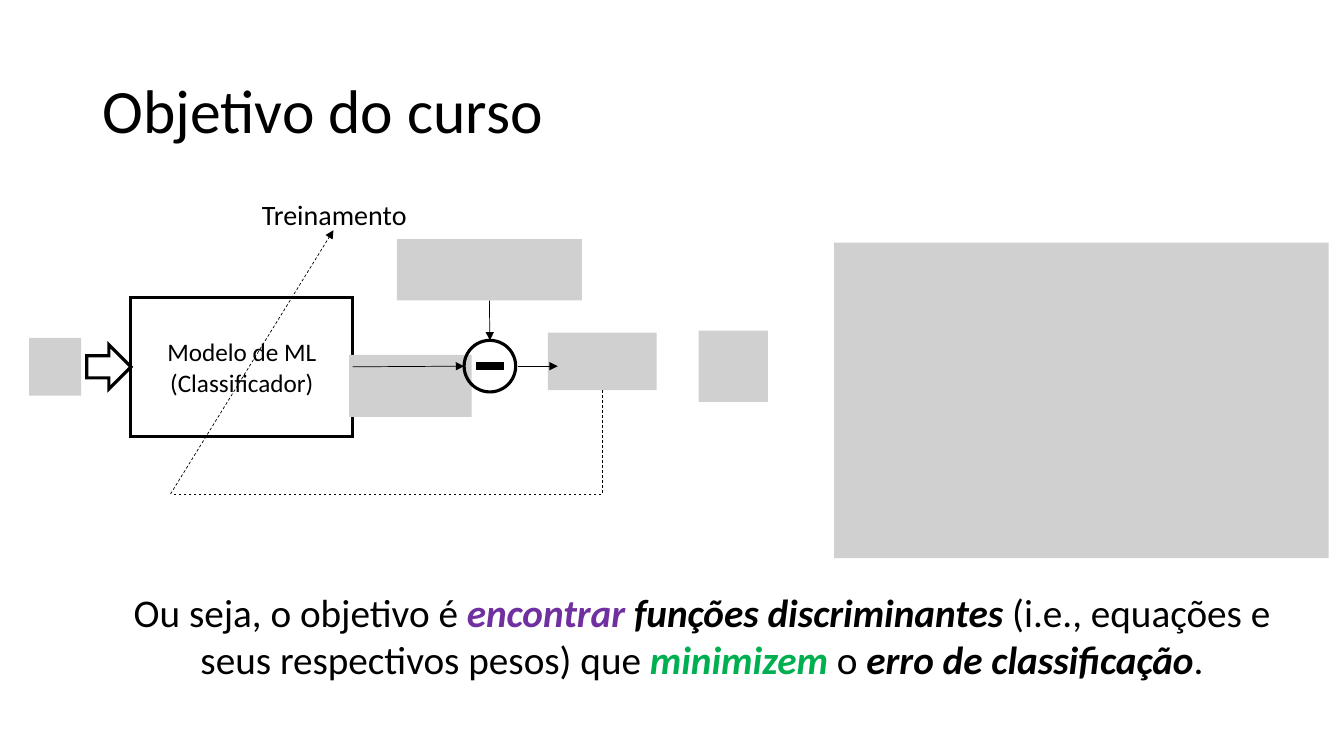
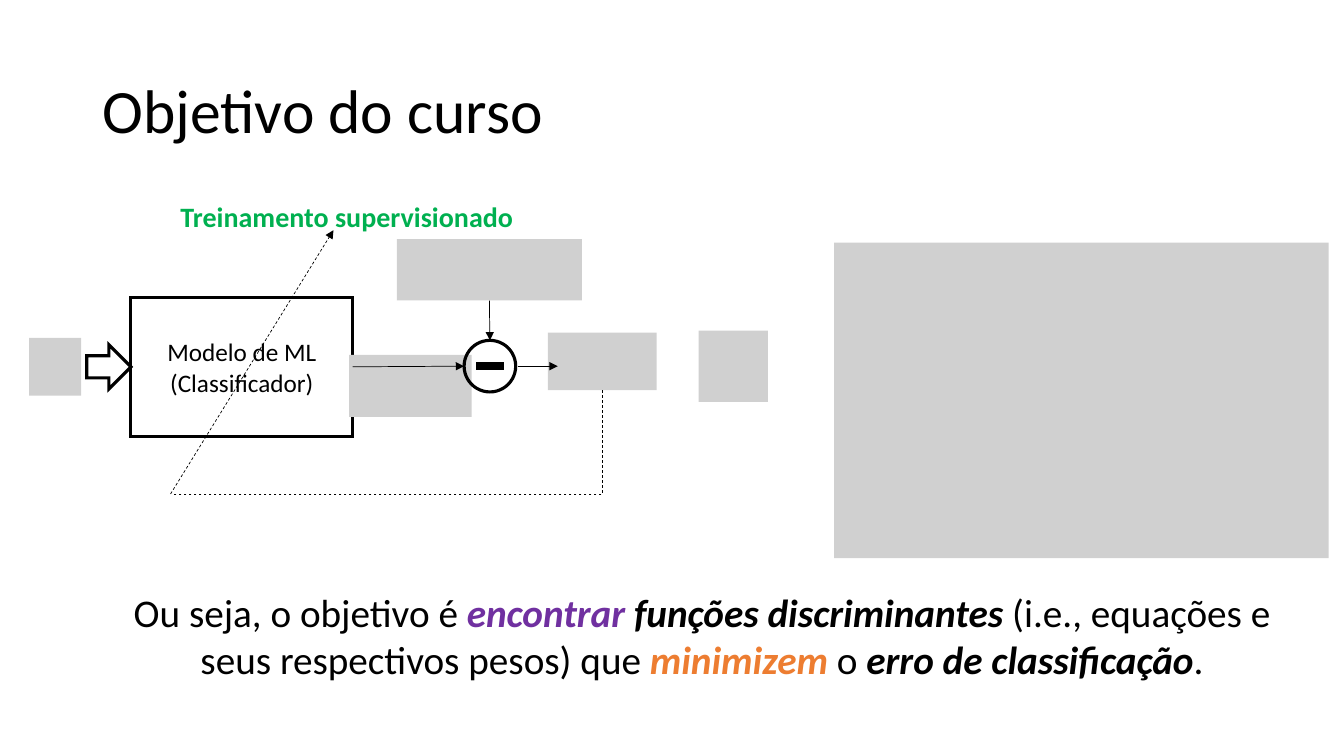
Before and after one commit to zz4fap/t320_aprendizado_de_maquina, a slide deck: slide 10 of slides/Lab1_Ex2.pptx (slide 9 before the commit). Drawn at 1344x756 pixels with LibreOffice and Linux fonts; fonts in the diff are those of the drawing; grey boxes stand for pictures. Boxes give left, top, right and bottom in pixels: in the first picture for what was removed or moved away, otherwise in the second. Text is boxed around its words. In the diff, an @@ line names an element or a change of style, - is before the commit and + after.

Commit message:
update of slides

```diff
--- a/slides/Lab1_Ex2.pptx
+++ b/slides/Lab1_Ex2.pptx
@@ text at box(180, 207, 513, 234): text changed; text colour #000000 to #00B050; bold on @@
-Treinamento
+Treinamento supervisionado
@@ text "Ou seja, o objetivo é ..." at box(134, 598, 1270, 681): text colour #00B050 to #ED7D31 in "minimizem" @@
```
Also in this commit, not shown: 3 other slides changed, 1 slide added, 1 other file.
